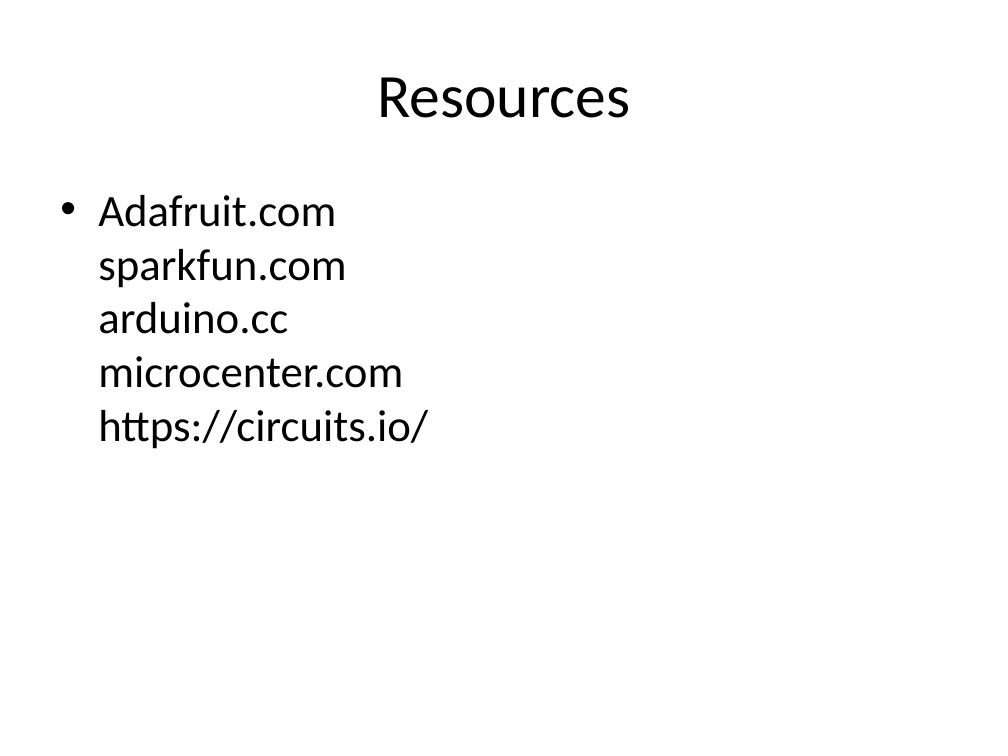
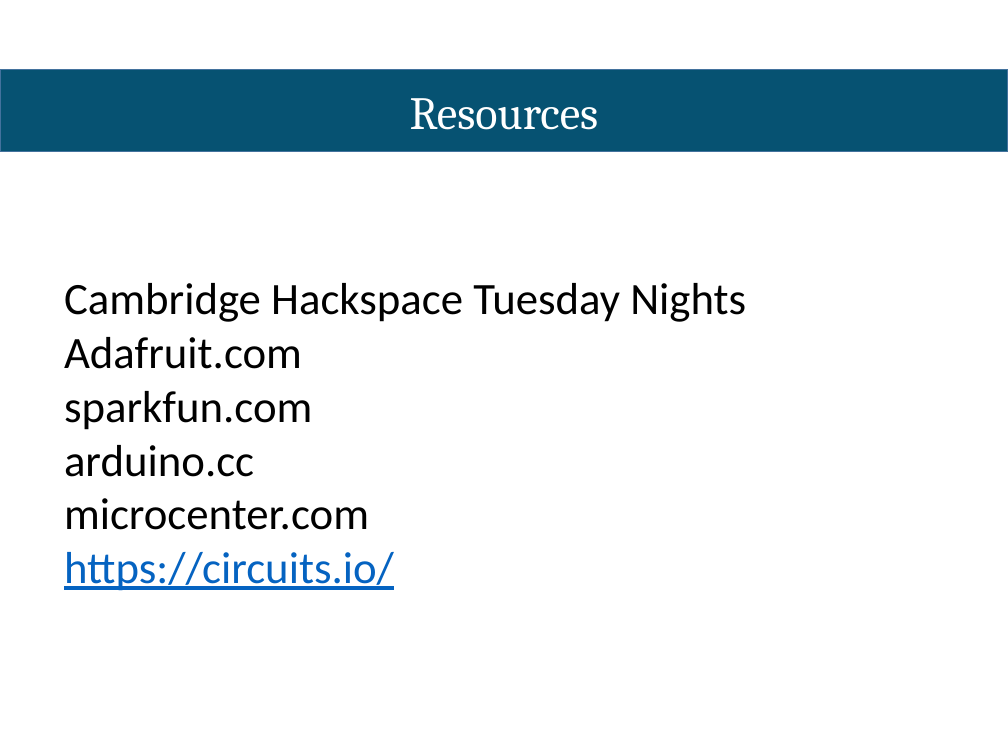
Before and after one commit to Cambridge-Hackspace/Arduino_Workshop, a slide deck: slide 22 of Workshop - English.pptx (slide 17 before the commit). Drawn at 1008x756 pixels with LibreOffice and Linux fonts; fonts in the diff are those of the drawing. Boxes give left, top, right and bottom in pixels: in the first picture for what was removed or moved away, otherwise in the second. Text is boxed around its words. In the diff, an @@ line names an element or a change of style, - is before the commit and + after.

```diff
--- a/Workshop - English.pptx
+++ b/Workshop - English.pptx
@@ text "Resources": place and size @@
-text "Resources" at bbox=[377, 77, 630, 118]
+text "Resources" at bbox=[410, 98, 599, 130]
@@ text "Resources" at bbox=[410, 98, 599, 130]: size 44 to 33 pt, font Calibri to Cambria, text colour #000000 to #FFFFFF; vertical alignment middle to top @@
@@ rectangle added at bbox=[0, 70, 1008, 152], fill #065272, outline #43739E 1 pt @@
@@ text "Cambridge Hackspace Tuesday Nights": place and size @@
-text "Cambridge Hackspace Tuesday Nights" at bbox=[98, 195, 428, 449]
+text "Cambridge Hackspace Tuesday Nights" at bbox=[64, 283, 746, 591]
@@ text at bbox=[64, 283, 746, 322]: paragraph added @@
+Cambridge Hackspace Tuesday Nights
@@ text at bbox=[64, 337, 394, 591]: text colour #000000 to #0563C1, underline on in "https://circuits.io/"; bullet • to none; less space between paragraphs @@
```
Also in this commit, not shown: 5 other slides changed, 17 slides added, 12 slides removed, 1 other file.
